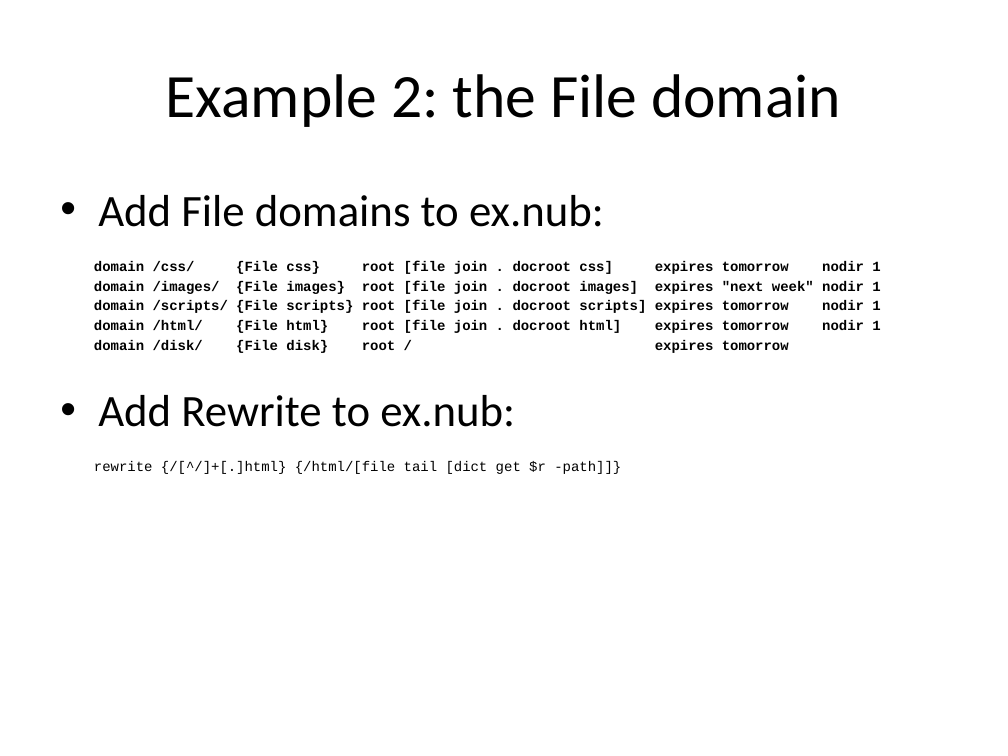
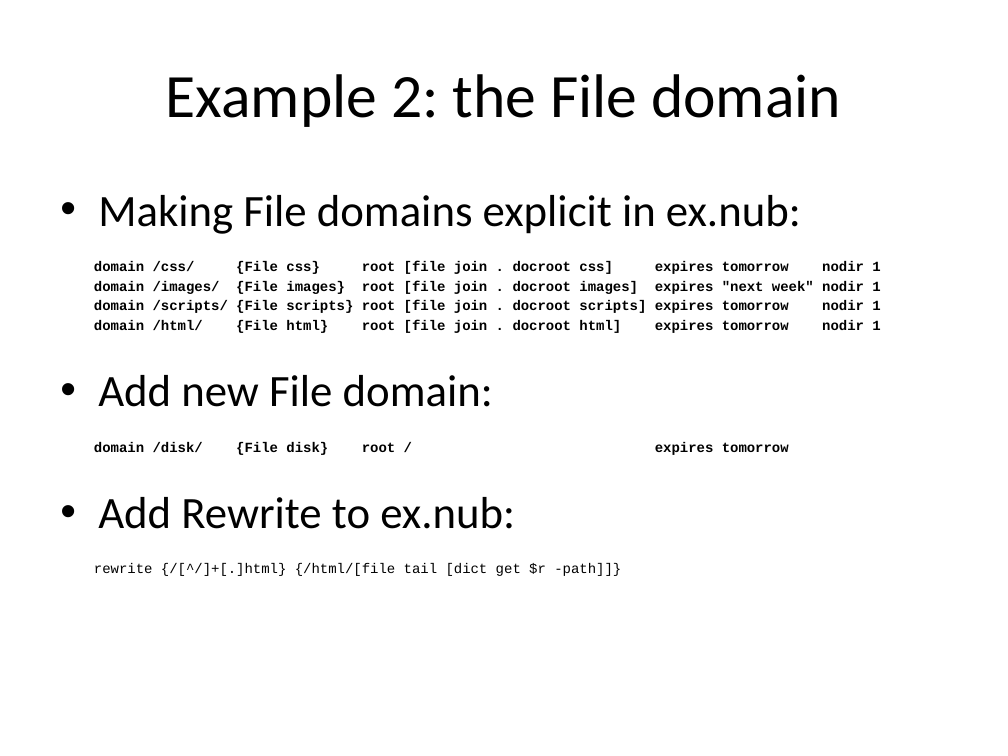
Before and after one commit to jdc8/wubwikit, a slide deck: slide 13 of wubexamples/Lets_Wub.pptx (slide 12 before the commit). Drawn at 1008x756 pixels with LibreOffice and Linux fonts; fonts in the diff are those of the drawing; background and template pictures are left out. Boxes give left, top, right and bottom in pixels: in the first picture for what was removed or moved away, otherwise in the second. Text is boxed around its words. In the diff, an @@ line names an element or a change of style, - is before the commit and + after.

```diff
--- a/wubexamples/Lets_Wub.pptx
+++ b/wubexamples/Lets_Wub.pptx
@@ text at (98, 195, 801, 234): text changed @@
-• Add File domains to ex.nub:
+• Making File domains explicit in ex.nub:
@@ text at (98, 375, 493, 407): paragraph added @@
+• Add new File domain:
```
Also in this commit, not shown: 3 other slides changed, 3 slides added.
